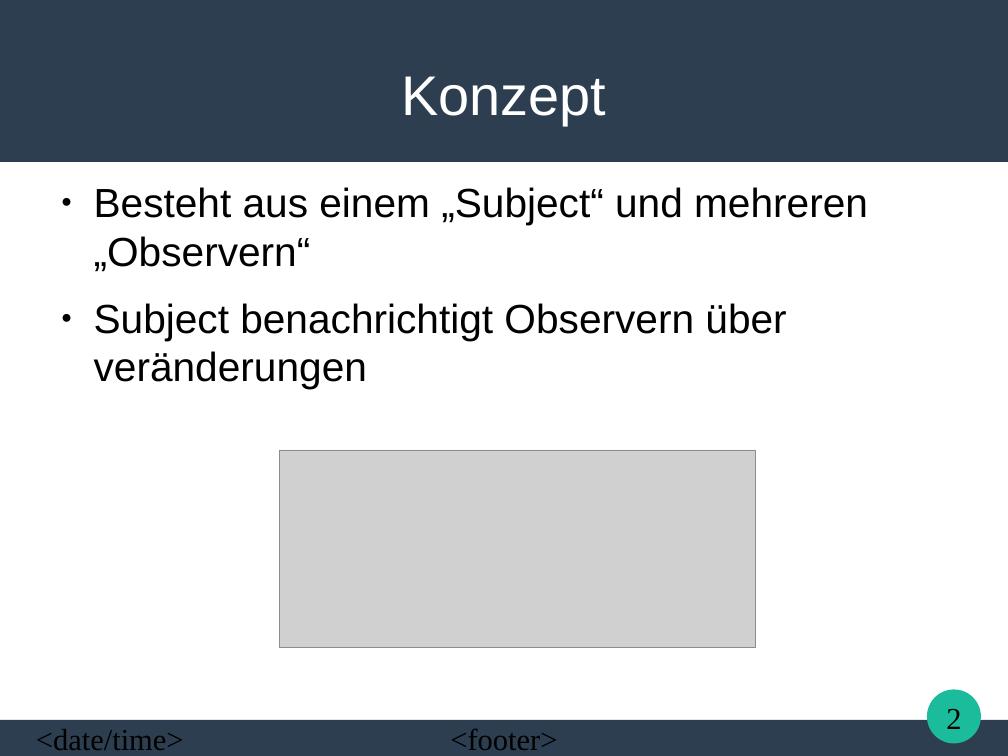
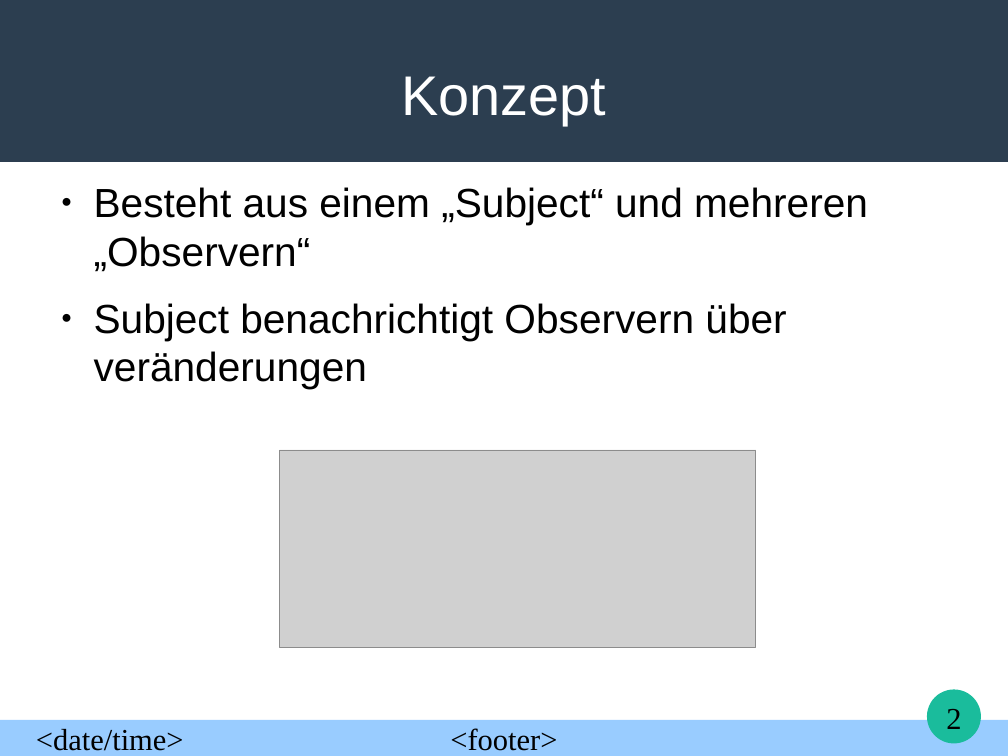
Before and after one commit to Uniquex/ObserverPattern, a slide deck: slide 2 of Presentation/Observer Pattern.odp. Drawn at 1008x756 pixels with LibreOffice and Linux fonts; fonts in the diff are those of the drawing; grey boxes stand for pictures. Boxes give left, top, right and bottom in pixels: in the first picture for what was removed or moved away, otherwise in the second. Text is boxed around its words. In the diff, an @@ line names an element or a change of style, - is before the commit and + after.

```diff
--- a/Presentation/Observer Pattern.odp
+++ b/Presentation/Observer Pattern.odp
@@ rectangle at (0, 720, 1008, 756): fill #2C3E50 to #99CCFF @@
```
Also in this commit, not shown: 4 other slides changed, 1 slide added.
